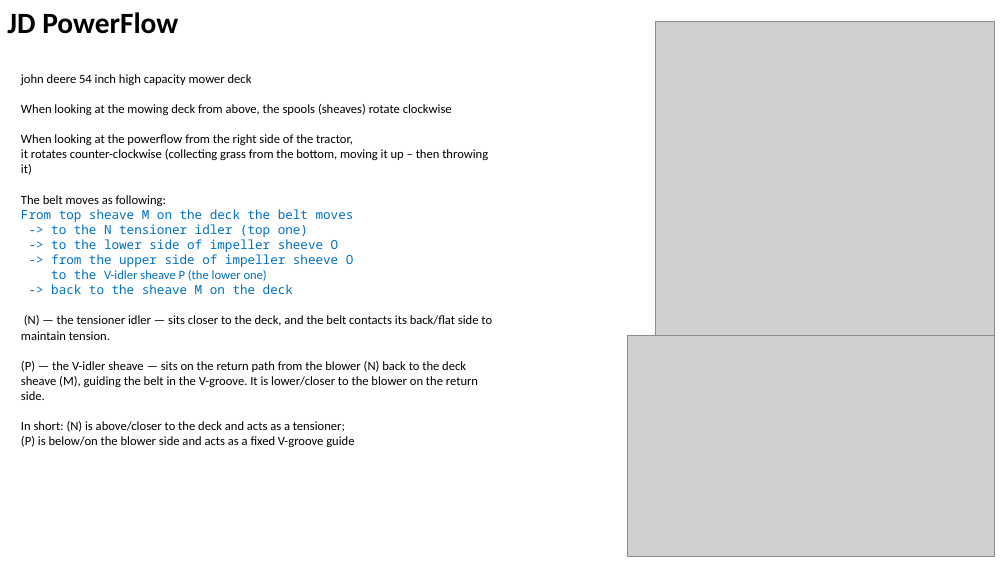
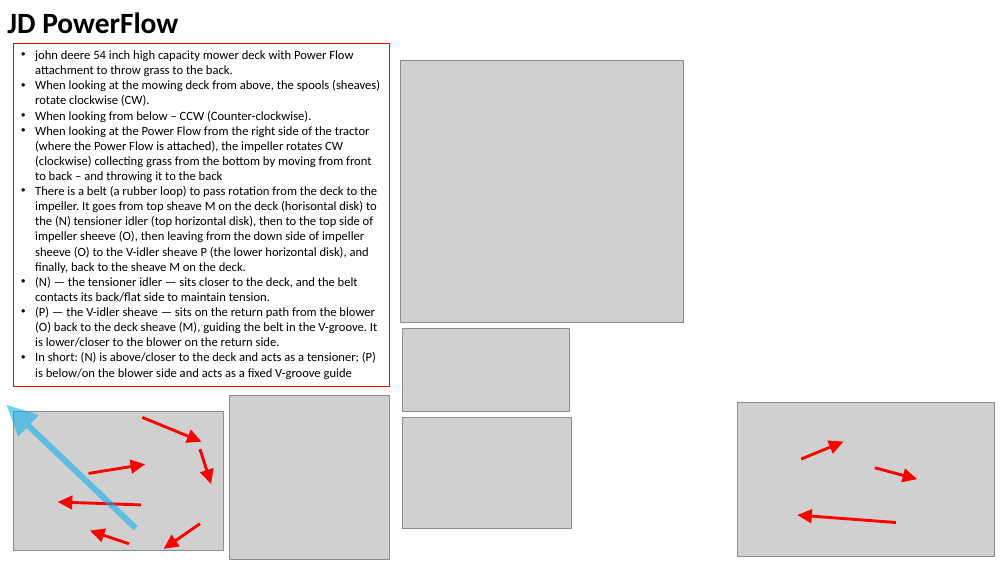
Before and after one commit to lselector/misc_farm, a slide deck: slide 12 of tractor_jd_1025r_X758.pptx. Drawn at 1008x567 pixels with LibreOffice and Linux fonts; fonts in the diff are those of the drawing; grey boxes stand for pictures. Boxes give left, top, right and bottom in pixels: in the first picture for what was removed or moved away, otherwise in the second. Text is boxed around its words. In the diff, an @@ line names an element or a change of style, - is before the commit and + after.

Commit message:
update

```diff
--- a/tractor_jd_1025r_X758.pptx
+++ b/tractor_jd_1025r_X758.pptx
@@ rectangle "john deere 54 inch high ...": place and size @@
-rectangle "john deere 54 inch high ..." at [21, 74, 492, 447]
+rectangle "john deere 54 inch high ..." at [14, 43, 389, 386]
@@ rectangle "john deere 54 inch high ..." at [14, 43, 389, 386]: outline none to #FF0000 0.75 pt @@
@@ text in rectangle at [35, 50, 380, 273]: text changed @@
-john deere 54 inch high capacity mower deck
-When looking at the mowing deck from above, the spools (sheaves) rotate clockwise
-When looking at the powerflow from the right side of the tractor,
-it rotates counter-clockwise (collecting grass from the bottom, moving it up – then throwing it)
-The belt moves as following:
-From top sheave M on the deck the belt moves
--> to the N tensioner idler (top one)
--> to the lower side of impeller sheeve O
--> from the upper side of impeller sheeve O
-to the V-idler sheave P (the lower one)
--> back to the sheave M on the deck
+• john deere 54 inch high capacity mower deck with Power Flow attachment to throw grass to the back.
+• When looking at the mowing deck from above, the spools (sheaves) rotate clockwise (CW).
+• When looking from below – CCW (Counter-clockwise).
+• When looking at the Power Flow from the right side of the tractor (where the Power Flow is attached), the impeller rotates CW (clockwise) collecting grass from the bottom by moving from front to back – and throwing it to the back
+• There is a belt (a rubber loop) to pass rotation from the deck to the impeller. It goes from top sheave M on the deck (horisontal disk) to the (N) tensioner idler (top horizontal disk), then to the top side of impeller sheeve (O), then leaving from the down side of impeller sheeve (O) to the V-idler sheave P (the lower horizontal disk), and finally, back to the sheave M on the deck.
@@ picture: place and size @@
-picture at [656, 22, 995, 336]
+picture at [401, 60, 684, 322]
@@ text in rectangle at [35, 277, 376, 379]: bullet none to • @@
@@ text in rectangle at [35, 307, 377, 347]: text changed @@
-(P) — the V-idler sheave — sits on the return path from the blower (N) back to the deck sheave (M), guiding the belt in the V-groove. It is lower/closer to the blower on the return side.
+• (P) — the V-idler sheave — sits on the return path from the blower (O) back to the deck sheave (M), guiding the belt in the V-groove. It is lower/closer to the blower on the return side.
@@ picture added at [403, 329, 570, 412] @@
@@ arrow added from (135, 529) to (7, 405), #00B0F0 5.75 pt @@
@@ picture added at [14, 412, 223, 551] @@
@@ arrow added from (142, 417) to (201, 442), #FF0000 2.75 pt @@
@@ picture added at [230, 396, 389, 560] @@
@@ picture added at [403, 417, 572, 528] @@
@@ picture: place and size @@
-picture at [627, 336, 994, 557]
+picture at [738, 402, 994, 557]
@@ arrow added from (200, 449) to (211, 484), #FF0000 2.75 pt @@
@@ arrow added from (802, 459) to (844, 442), #FF0000 2.75 pt @@
@@ arrow added from (88, 473) to (145, 464), #FF0000 2.75 pt @@
@@ arrow added from (875, 468) to (917, 479), #FF0000 2.75 pt @@
@@ arrow added from (141, 505) to (58, 502), #FF0000 2.75 pt @@
@@ arrow added from (129, 544) to (90, 531), #FF0000 2.75 pt @@
@@ arrow added from (200, 524) to (164, 549), #FF0000 2.75 pt @@
@@ arrow added from (896, 523) to (798, 515), #FF0000 2.75 pt @@
```
